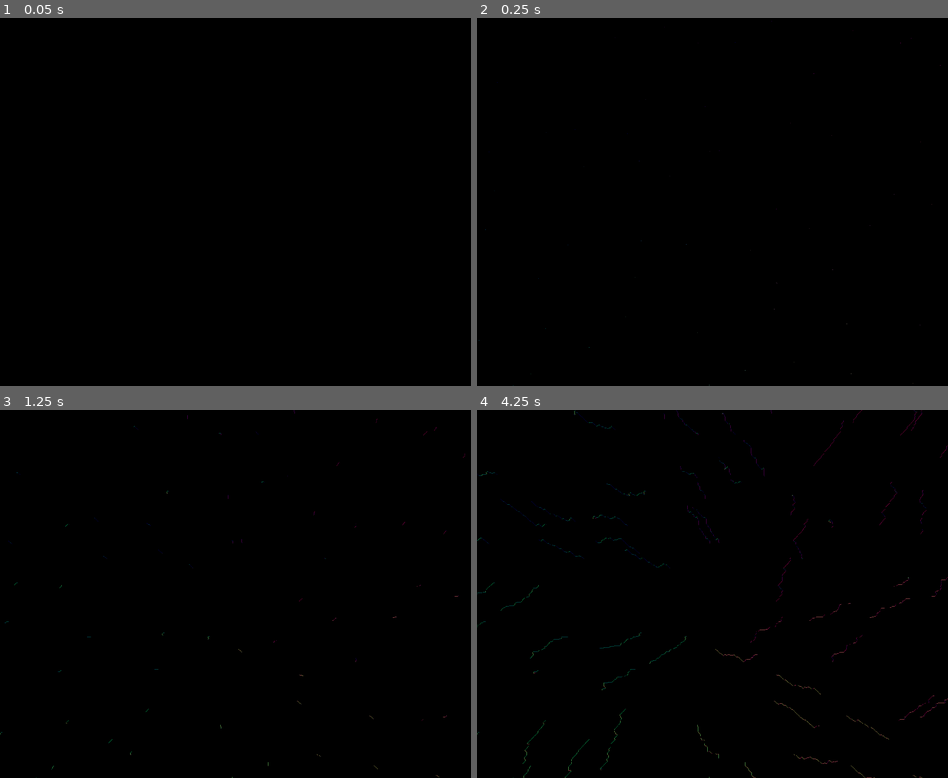
Above: before the commit, frames 1-4 (two rows, left to right).
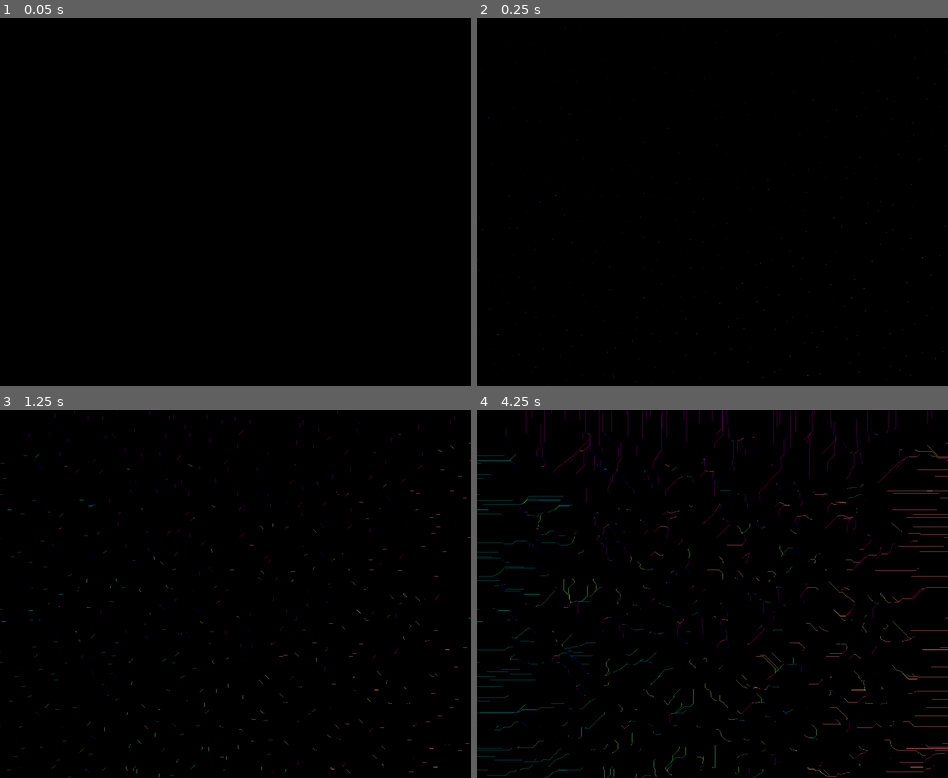
Above: after the commit, the same moments.

Repository: MichaelReel/ShaderChain
Game: Godot game, scene res://compact_scenes/multishader_03/Multishader_03.tscn
Two runs of this game, one before a commit and one after it. Both use one fixed random seed, a clock stepped at 60 frames per second and the inputs below. Before the commit the project starts from res://compact_scenes/multishader_02/Multishader_02.tscn. The engine's default icon, where the game draws it, is replaced by a stand-in: a white triangle on a blue panel in a dark square.
Inputs (mouse positions are in pixels of both pictures, inside the frame that each line leads up to):
- Up to frame 1 (0.05 s): no input
- Up to frame 2 (0.25 s): no input
- Up to frame 3 (1.25 s): tap Enter at 0.5 s; move the mouse to (339, 575) at 0.52 s; click (339, 575) at 0.67 s
- Up to frame 4 (4.25 s): move the mouse to (618, 612) at 1.27 s; click (618, 612) at 1.42 s; move the mouse to (759, 513) at 2.02 s; click (759, 513) at 2.17 s; tap Space at 2.75 s; move the mouse to (688, 667) at 2.77 s; click (688, 667) at 2.92 s; tap Enter at 3.5 s; move the mouse to (853, 649) at 3.52 s; click (853, 649) at 3.67 s

Frame 1 is identical in both runs. In frame 2, 0.1% of the frame differs, in the area x 0-100%, y 0-100%; in frame 3, 0.8%; in frame 4, 3.8%.

Commit message:
Further experiments

Diff:
--- a/compact_scenes/multishader_02/03_experiment.gdshader
+++ b/compact_scenes/multishader_02/03_experiment.gdshader
@@ -53,15 +53,23 @@
 	return (dir + vec2(1.0)) / 2.0;
 }
 
+int get_flow_ecouragement(int dir_i, vec2 uv, float rand) {
+	// Encourage the flow to curver towards the edge of the texture
+	// Favour curving towards the cardinal of UV
+	int card = get_compass_direction(get_dir_from_pos(uv));
+	int simple_diff = card - dir_i;
+	// 4 and -4 are basically equivalent, but that's probably okay ¯\_(ツ)_/¯
+	if (simple_diff > 4) return simple_diff - 8;
+	if (simple_diff < -4) return simple_diff + 8;
+	return simple_diff;
+}
+
 int get_next_flow_dir(int i, vec2 uv) {
 	// randomly change direction, but default to keeping the same direction
 	float rand = fract(length(random2(uv)));
 
 	// Favour curving towards the cardinal of UV
-	int card = get_compass_direction(get_dir_from_pos(uv));
-	int dir_diff = ((card - i) > 4) ?
-			card - i - 8 : (((card - i) < -3) ?
-			card - i + 8 : card - i);
+	int dir_diff = get_flow_ecouragement(i, uv, rand);
 
 	if (dir_diff != 0 && rand <= STRAIGHTEN_CHANCE * float(abs(dir_diff))) {
 		int diff = dir_diff / abs(dir_diff);
--- a/compact_scenes/multishader_02/01_worleypoints.gdshader
+++ b/compact_scenes/multishader_03/01_worleyinit.gdshader
@@ -1,17 +1,17 @@
 shader_type canvas_item;
+
+
+const float GRID = 25.0;
 
 vec2 random2( vec2 p ) {
 	return fract(sin(vec2(dot(p,vec2(127.1,311.7)),dot(p,vec2(269.5,183.3))))*43758.5453);
 }
 
 void fragment() {
-	vec2 st = UV * 10.0;
-
-	vec3 color = vec3(.0);
-
 	// Tile the space
-	vec2 i_st = floor(st);
-	vec2 f_st = fract(st);
+	vec2 st = UV * GRID;
+	vec2 i_st = floor(st); // Tile col and row
+	vec2 f_st = fract(st); // Position within the tile
 
 	// Random position from current + neighbor place in the grid
 	vec2 point = random2(i_st);
@@ -23,12 +23,8 @@
 	float dist = length(diff);
 
 	// Draw 1 or 2 cells at the center
-	color += step(dist, 0.0025);
-
-	// Set red and green of a point to the x and y
-	color.r = step(dist, 0.0025) * UV.x;
-	color.g = step(dist, 0.0025) * UV.y;
-
+	vec3 color = vec3(step(dist, GRID / 2048.0));
+	color.rg = step(1.0, color.b) * UV;
 
 	COLOR = vec4(color,1.0);
 }
--- /dev/null
+++ b/compact_scenes/multishader_03/02_worleytidy.gdshader
@@ -0,0 +1,23 @@
+shader_type canvas_item;
+
+bool bunched(vec2 uv, vec2 sps, sampler2D tex) {
+	vec2 up = vec2(0.0, -1.0) * sps;
+	vec2 left = vec2(-1.0, 0.0) * sps;
+	float up_blue = texture(tex, uv + up).b;
+	float left_blue = texture(tex, uv + left).b;
+	if (step(0.5, up_blue) > 0.5) return true;
+	if (step(0.5, left_blue) > 0.5) return true;
+	return false;
+}
+
+void fragment() {
+	// Remove extra pixels from pixels that are bunched together
+	vec3 color = texture(TEXTURE, UV).rgb;
+
+	float blue = color.b;
+	if (step(0.5, blue) > 0.5 && bunched(UV, SCREEN_PIXEL_SIZE, TEXTURE)) {
+		color = vec3(0.0);
+	}
+
+	COLOR = vec4(color,1.0);
+}
--- /dev/null
+++ b/compact_scenes/multishader_03/03_FlowNoiseLoop.gd
@@ -0,0 +1,9 @@
+extends Node2D
+
+
+onready var repeat_viewport := $RepeaterViewport
+onready var input_texture_rect := $FlowNoiseViewport/TextureRect
+
+
+func _on_LoopStartTimer_timeout():
+	input_texture_rect.texture = repeat_viewport.get_texture()
--- /dev/null
+++ b/compact_scenes/multishader_03/03_flownoise.gdshader
@@ -0,0 +1,184 @@
+shader_type canvas_item;
+
+uniform float A = 1.0;
+//
+const float DEPTH = 0.5;
+const float X_MORPH = 0.75;
+
+const float K1 = 0.366025404; // (sqrt(3)-1)/2;
+const float K2 = 0.211324865; // (3-sqrt(3))/6;
+const float TWO_PI = 6.28318530719586;
+const vec2 dirs[] = {
+	vec2( 1.0,  0.0),  // E
+	vec2( 1.0,  1.0),  // NE
+	vec2( 0.0,  1.0),  // N
+	vec2(-1.0,  1.0),  // NW
+	vec2(-1.0,  0.0),  // W
+	vec2(-1.0, -1.0),  // SW
+	vec2( 0.0, -1.0),  // S
+	vec2( 1.0, -1.0)   // SE
+};
+
+int invert_dir(int i) {
+	return (i + 4) % 8;
+}
+
+vec2 hash( vec2 p )
+{
+	p = vec2(dot(p, vec2(127.1, 311.7)), dot(p, vec2(269.5, 183.3)));
+	return -1.0 + 2.0 * fract(sin(p) * 43758.5453123);
+}
+
+float noise( in vec2 p )
+{
+	vec2  i = floor(p + (p.x + p.y) * K1);
+	vec2  a = p - i + (i.x + i.y) * K2;
+	float m = step(a.y, a.x);
+	vec2  o = vec2(m, 1.0 - m);
+	vec2  b = a - o + K2;
+	vec2  c = a - 1.0 + 2.0 * K2;
+	vec3  h = max(0.5 - vec3(dot(a, a), dot(b, b), dot(c, c)), 0.0);
+	vec3  n = h * h * h * h * vec3(dot(a, hash(i+0.0)), dot(b, hash(i+o)), dot(c, hash(i+1.0)));
+	return dot(n, vec3(70.0));
+}
+
+float fbm(vec2 uv) {
+	uv *= 5.0;
+	mat2 m = mat2(vec2(1.6,  1.2), vec2(-1.2,  1.6));
+
+	float f = 0.0;
+	f  = 0.5000 * noise(uv);
+	uv = m * uv;
+	f += 0.2500 * noise(uv);
+	uv = m * uv;
+	f += 0.1250 * noise(uv);
+	uv = m * uv;
+	f += 0.0625 * noise(uv);
+	uv = m * uv;
+
+	f = 0.5 + 0.5 * f;
+
+	// Re-level the noise to be more 0.0 to 1.0
+	f = smoothstep(0.2, 0.7, f);
+
+	return f;
+}
+
+float noise_height_for_pixel(vec2 uv) {
+	vec2 warp_offset = vec2(5.3, 1.3);
+	float f1 = fbm(uv + warp_offset) * 0.25;
+	vec2 mod_uv = uv - vec2(f1, -f1) * 0.1;
+	return fbm(mod_uv);
+}
+
+float height_for_pixel(vec2 uv) {
+	float noise =  noise_height_for_pixel(uv);
+
+	// Circular, around the middle
+	float cf = clamp((1.0 - DEPTH) - distance(uv, vec2(0.5)), 0.0, 1.0);
+
+	// Find the nearest edges
+	float vert = step(0.5, uv.y);
+	float hort = step(0.5, uv.x);
+	float sf = min(abs(vert - uv.y), abs(hort - uv.x)) + 0.5 - DEPTH;
+
+	float f = mix(cf, sf, X_MORPH);
+	return (noise * f + f);
+}
+
+vec4 get_normal_for_pixel(vec2 uv, vec2 scs) {
+	float sM = height_for_pixel(uv);
+	float sW = height_for_pixel(uv + dirs[4] * scs);
+	float sE = height_for_pixel(uv + dirs[0] * scs);
+	float sN = height_for_pixel(uv + dirs[2] * scs);
+	float sS = height_for_pixel(uv + dirs[6] * scs);
+	vec3 vEW = normalize(vec3(2.0, 0.0, sE - sW));
+	vec3 vNS = normalize(vec3(0.0, 2.0, sS - sN));
+	return vec4( cross(vEW, vNS), sM);
+}
+
+int get_compass_direction(in vec2 v) {
+	float angle = atan(v.y, v.x);
+	int octant = int(round(8.0 * angle / TWO_PI + 8.0)) % 8;
+	return octant;
+}
+
+vec2 get_dir_from_pos(in vec2 pos) {
+	return pos * 2.0 - vec2(1.0);
+}
+
+vec2 get_pos_from_dir(in vec2 dir) {
+	return (dir + vec2(1.0)) / 2.0;
+}
+
+int preferred_compass_direction(vec2 uv, vec2 scs) {
+	vec4 normal = get_normal_for_pixel(uv, scs);
+	return get_compass_direction(normalize(vec2(normal.r, -normal.g)));
+}
+
+vec4 get_neighbour_color(vec2 uv, vec2 sps, sampler2D tex, vec2 dir) {
+	vec2 neighbour = uv + dir * sps;
+	return texture(tex, neighbour);
+}
+
+int blue_nearby(vec2 uv, vec2 sps, sampler2D tex) {
+	// Return a vec2 of a nearby blue, combined with it's r and g channels
+	for (int i = 0; i < dirs.length(); i++){
+		float blue = get_neighbour_color(uv, sps, tex, dirs[i]).b;
+		if (blue >= 1.0) {
+			return i;
+		}
+	}
+	return -1;
+}
+
+int get_flow_ecouragement(int dir_i, vec2 uv, vec2 sps) {
+	// Encourage the flow to curve with the underlying noise
+	int card = preferred_compass_direction(uv, sps);
+	int simple_diff = card - dir_i;
+	// 4 and -4 are basically equivalent, but that's probably okay ¯\_(ツ)_/¯
+	if (simple_diff > 4) return simple_diff - 8;
+	if (simple_diff < -4) return simple_diff + 8;
+	return simple_diff;
+}
+
+int get_next_flow_dir(int i, vec2 uv, vec2 scs) {
+	// Favour curving towards the cardinal of UV
+	int dir_diff = get_flow_ecouragement(i, uv, scs);
+
+	if (dir_diff != 0) {
+		int diff = dir_diff / abs(dir_diff);
+		return (i + diff + 8) % 8;
+	}
+
+	// Don't curve
+	return i;
+}
+
+
+void fragment() {
+//	int dir_i = preferred_compass_direction(UV, SCREEN_PIXEL_SIZE);
+//	COLOR = vec4(get_pos_from_dir(dirs[dir_i]), 0.0, 1.0);
+
+	vec3 color = texture(TEXTURE, UV).rgb;
+
+	int nearby_blue = blue_nearby(UV, SCREEN_PIXEL_SIZE, TEXTURE);
+	if (nearby_blue >= 0 && color.b < 0.5) {
+		vec2 rg = get_neighbour_color(UV, SCREEN_PIXEL_SIZE, TEXTURE, dirs[nearby_blue]).rg;
+		vec2 flow_dir = get_dir_from_pos(rg);
+		int compass_dir = get_compass_direction(flow_dir);
+		if (invert_dir(nearby_blue) == compass_dir){
+			// Get the same, or a new compass direction
+			int new_dir = get_next_flow_dir(compass_dir, UV, SCREEN_PIXEL_SIZE);
+			vec2 compass_rg = get_pos_from_dir(dirs[new_dir]);
+			color = vec3(compass_rg, 1.0);
+		}
+	}
+
+	// Don't reuse previously existing blue points
+	else if (color.b >= 0.5) {
+		color.b = 0.5; //  = vec3(1.0, 1.0, 0.0);
+	}
+
+	COLOR = vec4(color,1.0);
+}
--- /dev/null
+++ b/compact_scenes/multishader_03/Multishader_03.tscn
@@ -0,0 +1,102 @@
+[gd_scene load_steps=14 format=2]
+
+[ext_resource path="res://icon.png" type="Texture" id=1]
+[ext_resource path="res://compact_scenes/multishader_03/01_worleyinit.gdshader" type="Shader" id=2]
+[ext_resource path="res://compact_scenes/multishader_03/02_worleytidy.gdshader" type="Shader" id=3]
+[ext_resource path="res://compact_scenes/multishader_03/03_FlowNoiseLoop.gd" type="Script" id=4]
+[ext_resource path="res://compact_scenes/multishader_03/03_flownoise.gdshader" type="Shader" id=5]
+
+[sub_resource type="ShaderMaterial" id=1]
+shader = ExtResource( 2 )
+
+[sub_resource type="ShaderMaterial" id=5]
+shader = ExtResource( 3 )
+
+[sub_resource type="ViewportTexture" id=3]
+viewport_path = NodePath("WorleyInitViewport")
+
+[sub_resource type="ShaderMaterial" id=8]
+shader = ExtResource( 5 )
+shader_param/A = 1.5
+
+[sub_resource type="ViewportTexture" id=6]
+viewport_path = NodePath("WorleyTidyViewport")
+
+[sub_resource type="ViewportTexture" id=7]
+viewport_path = NodePath("FlowNoiseLoop/FlowNoiseViewport")
+
+[sub_resource type="ShaderMaterial" id=4]
+
+[sub_resource type="ViewportTexture" id=2]
+viewport_path = NodePath("FlowNoiseLoop/RepeaterViewport")
+
+[node name="Multishader_03" type="Node2D"]
+
+[node name="WorleyInitViewport" type="Viewport" parent="."]
+size = Vector2( 2048, 2048 )
+hdr = false
+disable_3d = true
+usage = 0
+render_target_v_flip = true
+
+[node name="TextureRect" type="TextureRect" parent="WorleyInitViewport"]
+material = SubResource( 1 )
+anchor_right = 1.0
+anchor_bottom = 1.0
+texture = ExtResource( 1 )
+stretch_mode = 1
+
+[node name="WorleyTidyViewport" type="Viewport" parent="."]
+size = Vector2( 2048, 2048 )
+hdr = false
+disable_3d = true
+usage = 0
+render_target_v_flip = true
+
+[node name="TextureRect" type="TextureRect" parent="WorleyTidyViewport"]
+material = SubResource( 5 )
+margin_right = 40.0
+margin_bottom = 40.0
+texture = SubResource( 3 )
+
+[node name="FlowNoiseLoop" type="Node2D" parent="."]
+script = ExtResource( 4 )
+
+[node name="FlowNoiseViewport" type="Viewport" parent="FlowNoiseLoop"]
+size = Vector2( 2048, 2048 )
+hdr = false
+disable_3d = true
+usage = 0
+render_target_v_flip = true
+
+[node name="TextureRect" type="TextureRect" parent="FlowNoiseLoop/FlowNoiseViewport"]
+material = SubResource( 8 )
+margin_right = 40.0
+margin_bottom = 40.0
+texture = SubResource( 6 )
+
+[node name="RepeaterViewport" type="Viewport" parent="FlowNoiseLoop"]
+size = Vector2( 2048, 2048 )
+hdr = false
+disable_3d = true
+usage = 0
+render_target_v_flip = true
+
+[node name="TextureRect" type="TextureRect" parent="FlowNoiseLoop/RepeaterViewport"]
+margin_right = 40.0
+margin_bottom = 40.0
+texture = SubResource( 7 )
+
+[node name="LoopStartTimer" type="Timer" parent="FlowNoiseLoop"]
+one_shot = true
+autostart = true
+
+[node name="FinalResultTextureRect" type="TextureRect" parent="."]
+material = SubResource( 4 )
+anchor_right = 1.0
+anchor_bottom = 1.0
+margin_right = 2048.0
+margin_bottom = 2048.0
+texture = SubResource( 2 )
+
+[connection signal="timeout" from="FlowNoiseLoop/LoopStartTimer" to="FlowNoiseLoop" method="_on_LoopStartTimer_timeout"]
--- a/project.godot
+++ b/project.godot
@@ -11,7 +11,7 @@
 [application]
 
 config/name="ShaderChain"
-run/main_scene="res://compact_scenes/multishader_02/Multishader_02.tscn"
+run/main_scene="res://compact_scenes/multishader_03/Multishader_03.tscn"
 config/icon="res://icon.png"
 
 [display]
--- a/shaders/cardinal.gdshader
+++ b/shaders/cardinal.gdshader
@@ -34,5 +34,5 @@
 	vec2 compass_dir = get_compass_direction(from_center);
 	vec2 uv = get_pos_from_dir(compass_dir);
 
-	COLOR = vec4(uv, 0.5, 1.0);
+	COLOR = vec4(uv, 0.0, 1.0);
 }
--- /dev/null
+++ b/shaders/cardinal_noise.gdshader
@@ -0,0 +1,107 @@
+shader_type canvas_item;
+
+const float K1 = 0.366025404; // (sqrt(3)-1)/2;
+const float K2 = 0.211324865; // (3-sqrt(3))/6;
+const float TWO_PI = 6.28318530719586;
+const vec2 dirs[] = {
+	vec2( 1.0,  0.0),  // E
+	vec2( 1.0,  1.0),  // NE
+	vec2( 0.0,  1.0),  // N
+	vec2(-1.0,  1.0),  // NW
+	vec2(-1.0,  0.0),  // W
+	vec2(-1.0, -1.0),  // SW
+	vec2( 0.0, -1.0),  // S
+	vec2( 1.0, -1.0)   // SE
+};
+
+vec2 hash( vec2 p )
+{
+	p = vec2(dot(p, vec2(127.1, 311.7)), dot(p, vec2(269.5, 183.3)));
+	return -1.0 + 2.0 * fract(sin(p) * 43758.5453123);
+}
+
+float noise( in vec2 p )
+{
+	vec2  i = floor(p + (p.x + p.y) * K1);
+	vec2  a = p - i + (i.x + i.y) * K2;
+	float m = step(a.y, a.x);
+	vec2  o = vec2(m, 1.0 - m);
+	vec2  b = a - o + K2;
+	vec2  c = a - 1.0 + 2.0 * K2;
+	vec3  h = max(0.5 - vec3(dot(a, a), dot(b, b), dot(c, c)), 0.0);
+	vec3  n = h * h * h * h * vec3(dot(a, hash(i+0.0)), dot(b, hash(i+o)), dot(c, hash(i+1.0)));
+	return dot(n, vec3(70.0));
+}
+
+float fbm(vec2 uv) {
+	uv *= 5.0;
+	mat2 m = mat2(vec2(1.6,  1.2), vec2(-1.2,  1.6));
+
+	float f = 0.0;
+	f  = 0.5000 * noise(uv);
+	uv = m * uv;
+	f += 0.2500 * noise(uv);
+	uv = m * uv;
+	f += 0.1250 * noise(uv);
+	uv = m * uv;
+	f += 0.0625 * noise(uv);
+	uv = m * uv;
+
+	f = 0.5 + 0.5 * f;
+
+	// Re-level the noise to be more 0.0 to 1.0
+	f = smoothstep(0.2, 0.7, f);
+
+	return f;
+}
+
+float height_for_pixel(vec2 uv) {
+	vec2 warp_offset = vec2(5.3, 1.3);
+	float f1 = fbm(uv + warp_offset) * 0.25;
+	vec2 mod_uv = uv - vec2(f1, -f1) * 0.1;
+	return fbm(mod_uv);
+//	return noise(mod_uv);
+}
+
+vec4 get_normal_for_pixel(vec2 uv, vec2 scs) {
+	float sM = height_for_pixel(uv);
+	float sW = height_for_pixel(uv + dirs[4] * scs);
+	float sE = height_for_pixel(uv + dirs[0] * scs);
+	float sN = height_for_pixel(uv + dirs[2] * scs);
+	float sS = height_for_pixel(uv + dirs[6] * scs);
+	vec3 vEW = normalize(vec3(2.0, 0.0, sE - sW));
+	vec3 vNS = normalize(vec3(0.0, 2.0, sS - sN));
+	return vec4( cross(vEW, vNS), sM);
+}
+
+int get_compass_direction(in vec2 v) {
+	float angle = atan(v.y, v.x);
+	int octant = int(round(8.0 * angle / TWO_PI + 8.0)) % 8;
+	return octant;
+}
+
+vec2 get_dir_from_pos(in vec2 pos) {
+	return pos * 2.0 - vec2(1.0);
+}
+
+vec2 get_pos_from_dir(in vec2 dir) {
+	return (dir + vec2(1.0)) / 2.0;
+}
+
+int preferred_compass_direction(vec2 uv, vec2 scs) {
+	vec4 normal = get_normal_for_pixel(uv, scs);
+	return get_compass_direction(normalize(normal.rg));
+}
+
+
+void fragment() {
+	vec2 uv = UV;
+
+	int dir_i = preferred_compass_direction(UV, SCREEN_PIXEL_SIZE);
+
+
+
+	COLOR = vec4(get_pos_from_dir(dirs[dir_i]), 0.0, 1.0);
+//	COLOR = vec4(normal.a, normal.a, normal.a, 1.0);
+//	COLOR = vec4(normalize(normal.rg), normal.a, 1.0);
+}
Binary file added: compact_scenes/multishader_03/Analysis.png
Not shown, added: compact_scenes/multishader_03/Analysis.png.import
Not shown, added: .gitignore
